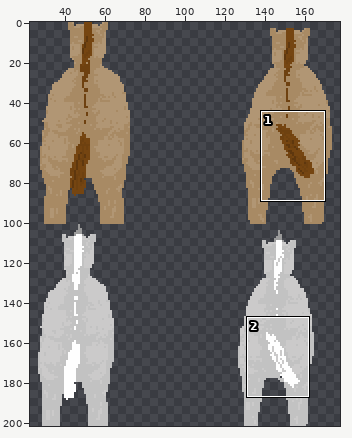
Sprite sheet, stored at android/assets/bdx/textures/Pferd.png. Above: a wide view before the commit, with the close-up outlined.
Close-up. Before the edit:
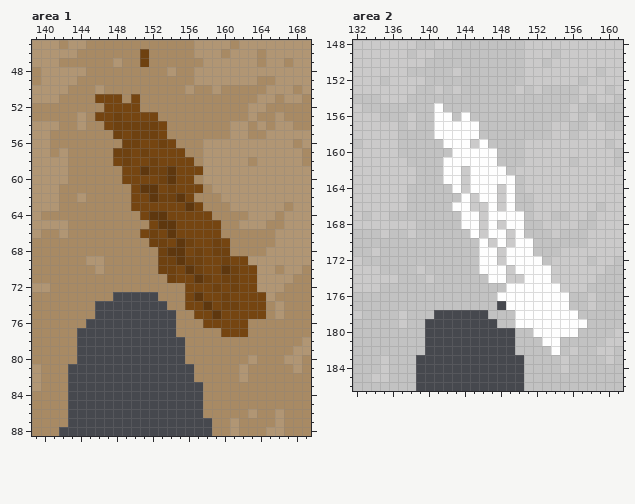
The file is 202x202 pixels. Colours within 5 levels of each other are drawn and written as one. Shown: area 1: x 139..169, y 45..88; area 2: x 132..161, y 148..186. The wide view leaves out empty margins.
And afterwards:
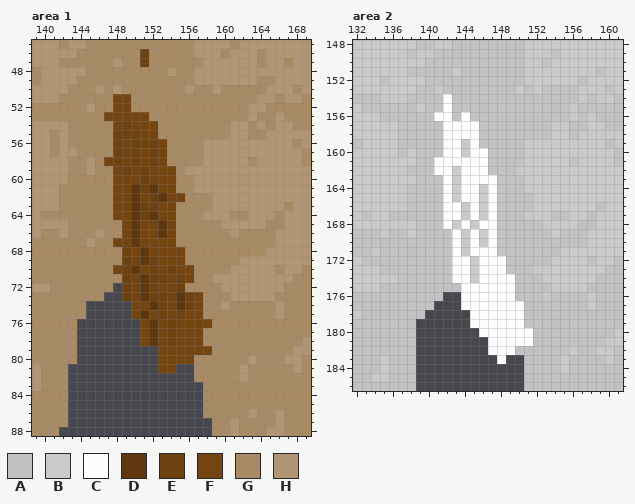
Palette (. is transparent): A #c2c2c2  B #cbcaca  C #fefefe  D #5e370e  E #6e4110  F #754511  G #a88a64  H #b19674
From the commit log: wackel veringerug
The edit:
Changed rows in their new state; - is an unchanged pixel.
Area 1:
first column x 142:
50 ------H----------------
51 ----GG-FG--------------
52 ---H-G--G--------------
53 --G-G-F---G------------
54 H-G--GF-FFFG-----------
55 H------E-FFG-----------
56 H-----EF-EEFG----------
57 -H------EFE-GG---------
58 ---H-FEFE---GGG--------
59 ---H--FE-EFFFGHH-------
60 ------F--E-FFGGH-------
61 ------FFDE--FGGHH------
62 --G---FFD-EDFFG--H-----
63 ------FFDEE--GGG-HH----
64 ------FFDE-F-GGGHHH----
65 -------FDF--FGGGGGHH---
66 ----H--FD-FDFGGGGG-H---
67 ---H--FFDFFF-GGGGGG----
68 -------EFDFFFFGGGGG----
69 ---GG--EFDEFFFGGGGGGH--
70 ----G-FEDFEF--FGGGGHHH-
71 -------EFDEEFE-GGHHHHH-
72 ------.EFDEFFEGGGGHHHH-
73 -----.-EFDEEFDEFGGGHHHH
74 ---.----FFDEFDE-GGHGGGG
75 ---.----FDFEFEF-GGGGGGG
76 --.------FDFEFFF-GGGG--
77 ---------FDFEFFF--GGG--
78 ---------FDFEFFF-------
79 -----------FFFFFF------
80 -----------FFFF--------
81 -----------FF----------
Area 2:
first column x 137:
153 ------A--------------
154 -----C---------------
155 --B-AC---------------
156 -A-------------------
157 -A--A----------------
158 ----A----------------
159 -------BCA-----------
160 -B---C-B--A----------
161 -B--C-----A----------
162 -A--C-BC--AA---------
163 ------BC---AA--------
164 -----CBC-B-AA--------
165 -----CB-CB-AA--------
166 -----C-BC--AA--------
167 -----CCB---AAAB------
168 -----CB-BC-AAA-------
169 ------CB---AAA-------
170 ------CBCBCAAAA------
171 ------CBC--AAAA------
172 ------CCB--CAAAA-----
173 --A---CCB---AAABB----
174 ---A--CCBC--CAAAB----
175 -------CCCCC-AAAAB---
176 -----..CCCC--AAABAA--
177 ----...CCCCC--AAAAA--
178 A--.----CCCCC-AAAAAA-
179 A-.-----CCCCC-AAAAAAA
180 --.------CCCCCCAAAAA-
181 --.-------CCCCC-AA---
182 --.-------CCC----A---
183 -----------C---------
